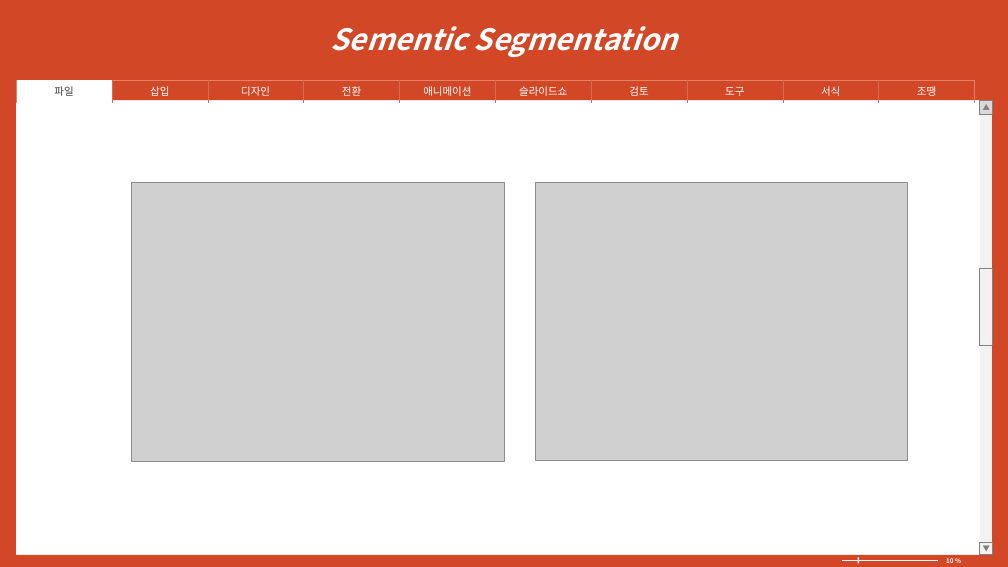
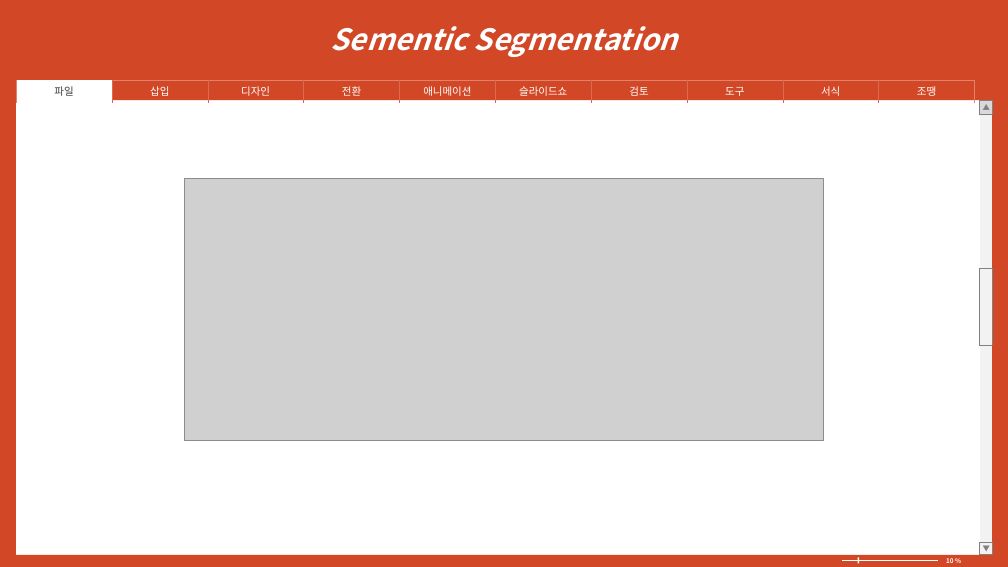
Before and after one commit to COE516/DeepLearningPJ01, a slide deck: slide 3 of 개발 환경.pptx. Drawn at 1008x567 pixels with LibreOffice and Linux fonts; fonts in the diff are those of the drawing; grey boxes stand for pictures. Boxes give left, top, right and bottom in pixels: in the first picture for what was removed or moved away, otherwise in the second. Text is boxed around its words. In the diff, an @@ line names an element or a change of style, - is before the commit and + after.

Commit message:
20200206

```diff
--- a/개발 환경.pptx
+++ b/개발 환경.pptx
@@ picture added at <box>185,178,823,440</box> @@
@@ picture removed at <box>132,182,504,461</box> @@
@@ picture removed at <box>535,182,907,461</box> @@
```
Also in this commit, not shown: 2 other slides changed, 1 slide added.
